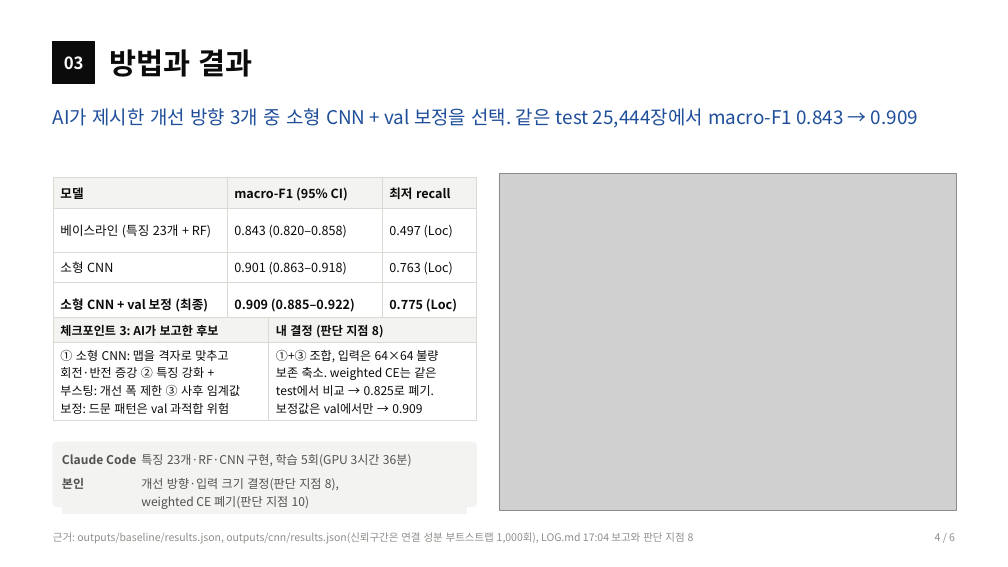
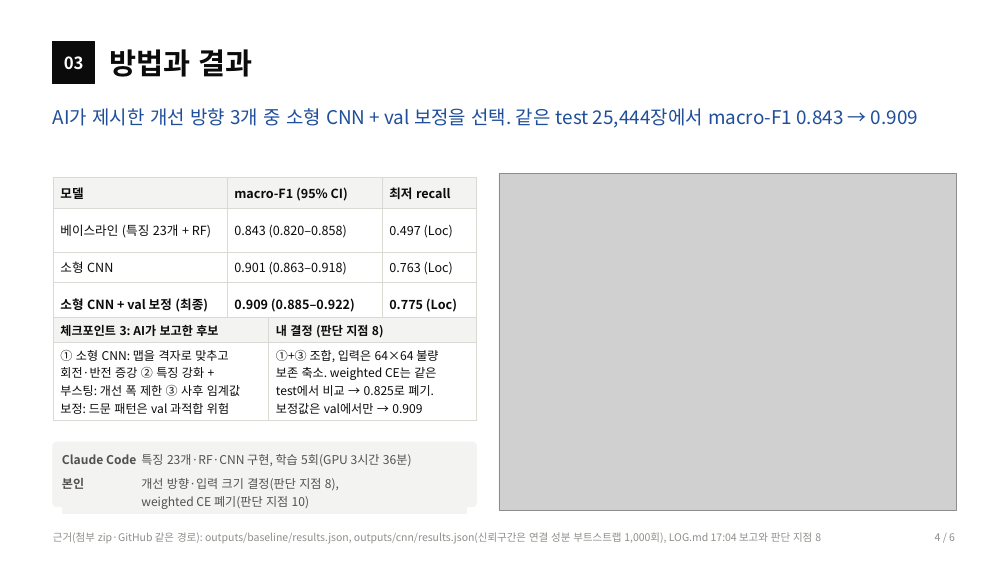
Before and after one commit to sl2ver/wm811k-wafer-defect-classification, a slide deck: slide 4 of portfolio/portfolio.pptx. Drawn at 1008x567 pixels with LibreOffice and Linux fonts; fonts in the diff are those of the drawing; grey boxes stand for pictures. Boxes give left, top, right and bottom in pixels: in the first picture for what was removed or moved away, otherwise in the second. Text is boxed around its words. In the diff, an @@ line names an element or a change of style, - is before the commit and + after.

```diff
--- a/portfolio/portfolio.pptx
+++ b/portfolio/portfolio.pptx
@@ text at [53,532,821,544]: text changed @@
-근거: outputs/baseline/results.json, outputs/cnn/results.json(신뢰구간은 연결 성분 부트스트랩 1,000회), LOG.md 17:04 보고와 판단 지점 8
+근거(첨부 zip·GitHub 같은 경로): outputs/baseline/results.json, outputs/cnn/results.json(신뢰구간은 연결 성분 부트스트랩 1,000회), LOG.md 17:04 보고와 판단 지점 8
```
Also in this commit, not shown: 4 other slides changed, 11 other files.
